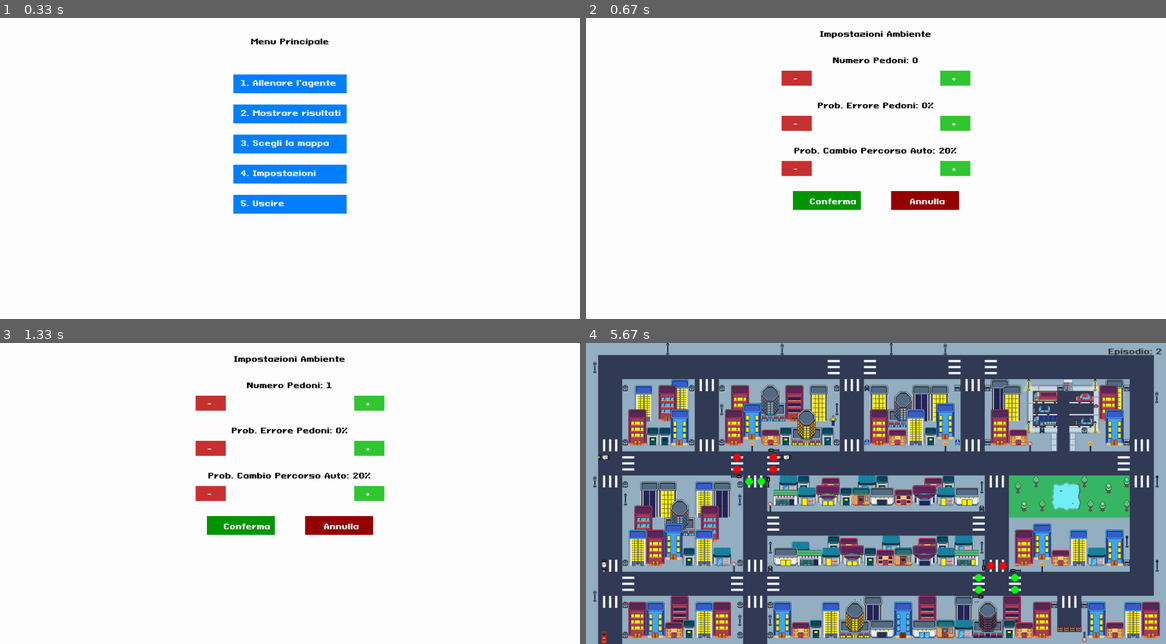
Above: before the commit, frames 1-4 (two rows, left to right).
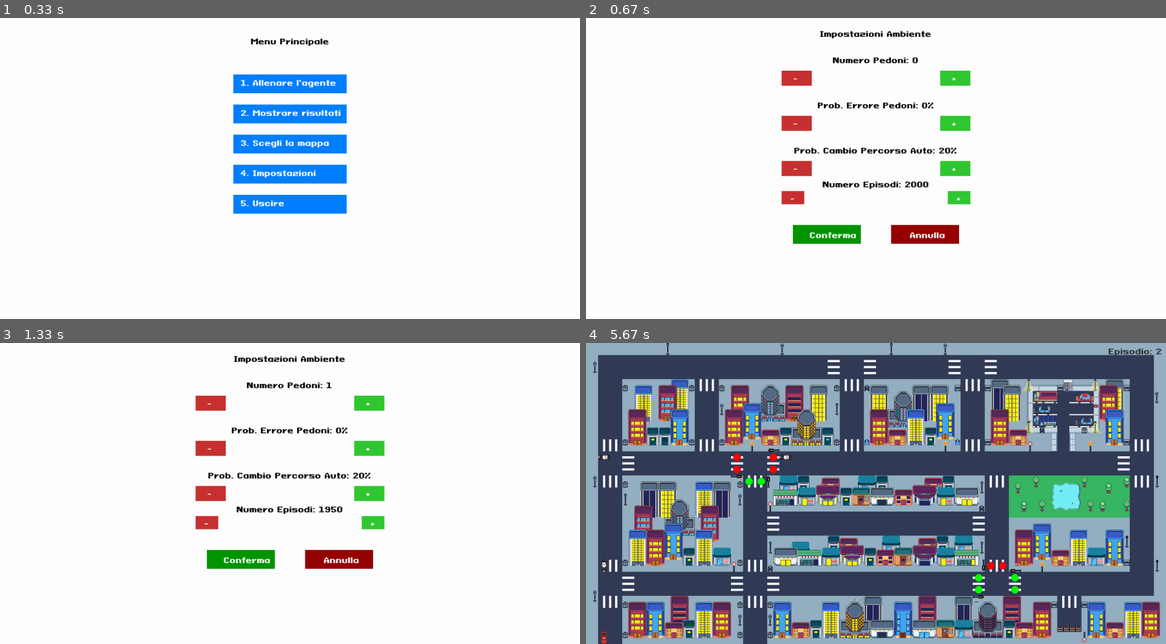
Above: after the commit, the same moments.

Repository: Luke-1310/Thesis
Game: pygame game, started from Progetto Tesi Privitera/q_learning_training.py
Two runs of this game, one before a commit and one after it. Both use one fixed random seed, a clock stepped at 60 frames per second and the inputs below.
Inputs (mouse positions are in pixels of both pictures, inside the frame that each line leads up to):
- Up to frame 1 (0.33 s): no input
- Up to frame 2 (0.67 s): click (876, 168) at 0.38 s
- Up to frame 3 (1.33 s): click "-" at 0.72 s; click "+" at 1.05 s
- Up to frame 4 (5.67 s): click "+" at 1.38 s; click "-" at 2.22 s; click "Conferma" at 2.55 s; click (876, 409) at 5.52 s

Frame 1 is identical in both runs. In frame 2, 3.3% of the frame differs, in the area x 33-67%, y 54-75%; in frame 3, 3.3%; in frame 4, less than 0.1%.

Commit message:
ottimizzazione codice

Diff:
--- a/Progetto Tesi Privitera/environments/base_environment.py
+++ b/Progetto Tesi Privitera/environments/base_environment.py
@@ -7,7 +7,7 @@
 
 class BaseEnvironment:
 
-    def __init__(self, width, height, cell_size, screen = None, num_pedoni = 0,pedone_error_prob=0.0, route_change_probability=0):
+    def __init__(self, width, height, cell_size, screen = None, num_pedoni = 0,pedone_error_prob=0.0, route_change_probability=0, num_episodi=2000):
 
         # Inizializzazione dei parametri di base dell'ambiente
         self.width = width
@@ -26,6 +26,7 @@
         self.num_pedoni = num_pedoni # probabilità di cambiare percorso per le auto nemiche
         self.pedone_error_prob = pedone_error_prob
         self.route_change_probability = route_change_probability  # Valore tra 0.0 e 1.0 -> 0.0 = non sbagliano mai, 1.0 = sbagliano sempre
+        self.num_episodi = num_episodi  # Numero di episodi per l'addestramento
 
     def load_assets(self):
         #Carica immagini e risorse
--- a/Progetto Tesi Privitera/environments/map1_environment.py
+++ b/Progetto Tesi Privitera/environments/map1_environment.py
@@ -9,10 +9,10 @@
 
 class Map1Environment(BaseEnvironment):
 
-    def __init__(self, width, height, cell_size, screen=None, num_pedoni = 0,pedone_error_prob=0.0, route_change_probability=0):
+    def __init__(self, width, height, cell_size, screen=None, num_pedoni = 0,pedone_error_prob=0.0, route_change_probability=0, num_episodi=2000):
 
         # Inizializza tutto ciò che serve nella superclasse
-        super().__init__(width, height, cell_size, screen, num_pedoni, pedone_error_prob, route_change_probability)
+        super().__init__(width, height, cell_size, screen, num_pedoni, pedone_error_prob, route_change_probability, num_episodi)
 
         # Posizione iniziale e obiettivo dell'agente
         self.start_position=[2, 24]
--- a/Progetto Tesi Privitera/environments/map2_environment.py
+++ b/Progetto Tesi Privitera/environments/map2_environment.py
@@ -7,10 +7,10 @@
 
 class Map2Environment(BaseEnvironment):
 
-    def __init__(self, width, height, cell_size, screen=None, num_pedoni = 0,pedone_error_prob=0.0, route_change_probability=0):
+    def __init__(self, width, height, cell_size, screen=None, num_pedoni = 0,pedone_error_prob=0.0, route_change_probability=0, num_episodi=2000):
 
         # Inizializza tutto ciò che serve nella superclasse
-        super().__init__(width, height, cell_size, screen, num_pedoni, pedone_error_prob, route_change_probability)
+        super().__init__(width, height, cell_size, screen, num_pedoni, pedone_error_prob, route_change_probability, num_episodi)
 
         # Posizione iniziale e obiettivo dell'agente
         self.start_position=[22, 23]
--- a/Progetto Tesi Privitera/q_learning_training.py
+++ b/Progetto Tesi Privitera/q_learning_training.py
@@ -26,7 +26,7 @@
     epsilon = 1
     discount_factor = 0.9
     learning_rate = 0.1
-    num_episodes = 2000  # Come nel file 5
+    num_episodes = getattr(env, 'num_episodes', 2000)  # Numero di episodi da eseguire, predefinito a 2000 se non specificato
     episode_data = []  # lista che contiene (episodio, step, reward)
     collision_list = []  # Lista per tenere traccia delle collisioni cumulative
     collision_count = 0
@@ -430,6 +430,7 @@
     num_pedoni = env.num_pedoni
     error_prob_pedoni = env.pedone_error_prob
     prob_change_auto = env.route_change_probability
+    num_episodi = getattr(env, 'num_episodes', 2000) # Valore predefinito se non esiste
 
     while setting:
         screen.fill((255, 255, 255))
@@ -478,6 +479,20 @@
 
         draw_text(screen, "-", auto_less_rect.centerx - 8, auto_less_rect.centery - 10, font, (255, 255, 255))
         draw_text(screen, "+", auto_more_rect.centerx - 8, auto_more_rect.centery - 10, font, (255, 255, 255))
+
+        # SEZIONE 4: NUMERO EPISODI ← NUOVO!
+        y_start += 90
+        draw_text(screen, f"Numero Episodi: {num_episodi}", 0, y_start, font, (0, 0, 0), center=True)
+
+        # Bottoni numero episodi
+        episodi_less_rect = pygame.Rect(screen.get_width() // 2 - 250, y_start + 30, 60, 35)
+        episodi_more_rect = pygame.Rect(screen.get_width() // 2 + 190, y_start + 30, 60, 35)
+
+        pygame.draw.rect(screen, (200, 50, 50), episodi_less_rect)
+        pygame.draw.rect(screen, (50, 200, 50), episodi_more_rect)
+
+        draw_text(screen, "-", episodi_less_rect.centerx - 6, episodi_less_rect.centery - 8, font, (255, 255, 255))
+        draw_text(screen, "+", episodi_more_rect.centerx - 6, episodi_more_rect.centery - 8, font, (255, 255, 255))
 
         # BOTTONI FINALI
         y_final = y_start + 120
@@ -522,6 +537,13 @@
 
                 if auto_more_rect.collidepoint(pos):
                     prob_change_auto = min(1.0, prob_change_auto + 0.10)
+
+                # CONTROLLI NUMERO EPISODI (0-3000, step 5) ← NUOVO!
+                if episodi_less_rect.collidepoint(pos):
+                    num_episodi = max(0, num_episodi - 50)
+
+                if episodi_more_rect.collidepoint(pos):
+                    num_episodi = min(3000, num_episodi + 50)
 
                 # BOTTONE CONFERMA
                 if confirm_rect.collidepoint(pos):
@@ -529,6 +551,7 @@
                     env.num_pedoni = num_pedoni
                     env.pedone_error_prob = error_prob_pedoni
                     env.route_change_probability = prob_change_auto
+                    env.num_episodes = num_episodi
 
                     # Messaggio di conferma
                     screen.fill((255, 255, 255))
@@ -656,7 +679,8 @@
     env = Map1Environment(48, 25, 32, screen,
         num_pedoni=0,
         pedone_error_prob=0.0,
-        route_change_probability=0.2
+        route_change_probability=0.2,
+        num_episodi = 2000
     )
     running = True
     action = None
@@ -703,12 +727,14 @@
                 current_num_pedoni = env.num_pedoni if 'env' in locals() else 2
                 current_error_prob = env.pedone_error_prob if 'env' in locals() else 0.0
                 current_route_prob = env.route_change_probability if 'env' in locals() else 0.2
+                current_num_episodi = getattr(env, 'num_episodi', 2000) if 'env' in locals() else 2000
 
                 env = selected_environment_class(
                     48, 25, 32, screen,
                     num_pedoni=current_num_pedoni,           # ← Mantiene impostazione corrente
                     pedone_error_prob=current_error_prob,    # ← Mantiene impostazione corrente
-                    route_change_probability=current_route_prob  # ← Mantiene impostazione corrente
+                    route_change_probability=current_route_prob,  # ← Mantiene impostazione corrente
+                    num_episodi=current_num_episodi         # ← Mantiene impostazione corrente
                 )
 
         elif action == "exit":
